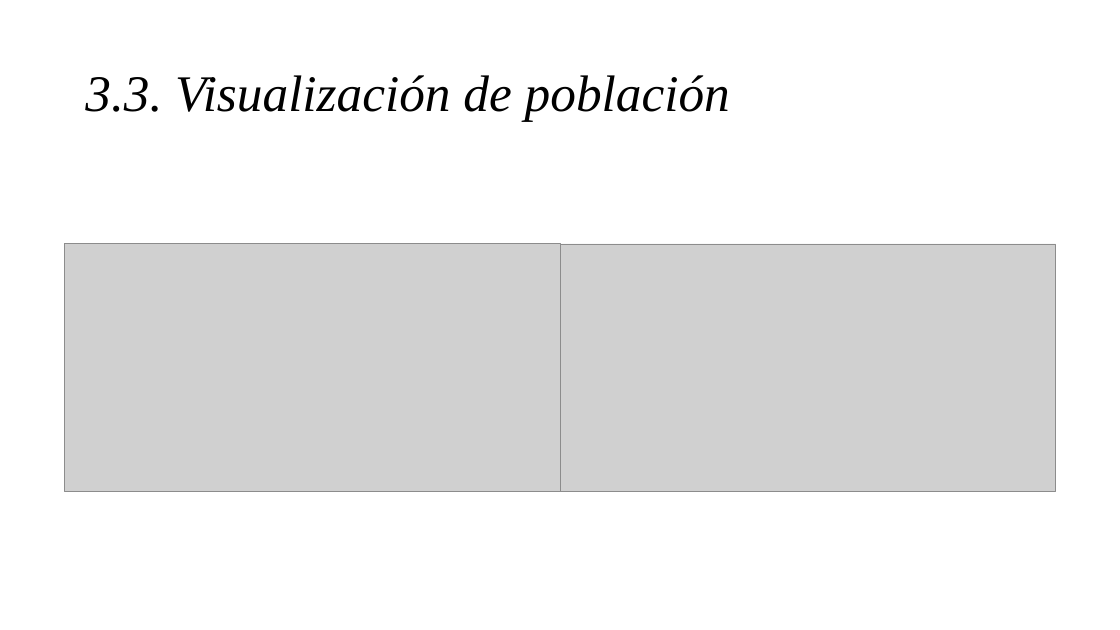
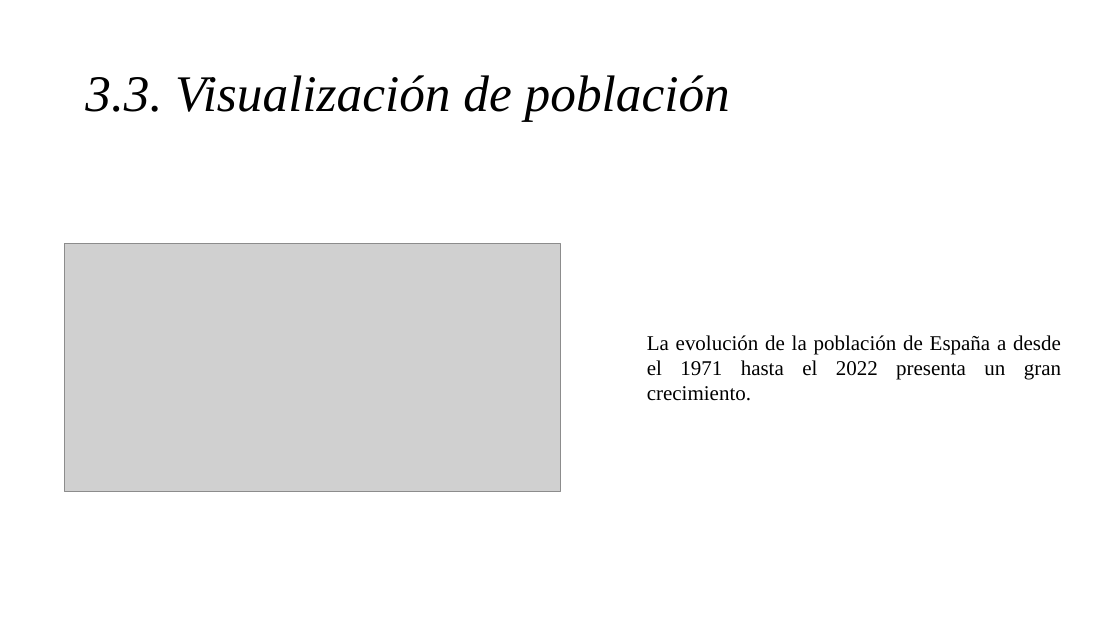
Before and after one commit to carles208/VD, a slide deck: slide 11 of Tarea1/Presentación Tarea1 VD.pptx (slide 12 before the commit). Drawn at 1120x630 pixels with LibreOffice and Linux fonts; fonts in the diff are those of the drawing; grey boxes stand for pictures; background and template pictures are left out. Boxes give left, top, right and bottom in pixels: in the first picture for what was removed or moved away, otherwise in the second. Text is boxed around its words. In the diff, an @@ line names an element or a change of style, - is before the commit and + after.

```diff
--- a/Tarea1/Presentación Tarea1 VD.pptx
+++ b/Tarea1/Presentación Tarea1 VD.pptx
@@ picture removed at (560, 245, 1056, 492) @@
@@ text added at (647, 335, 1061, 401), 18 pt, text #000000 @@
+La evolución de la población de España a desde el 1971 hasta el 2022 presenta un gran crecimiento.
```
Also in this commit, not shown: 8 other slides changed, 7 slides added, 10 slides removed, 27 other files.
